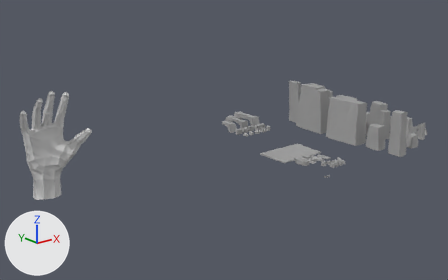
Before and after pictures for a commit that changed the Blender file Resources/Untitled.blend.
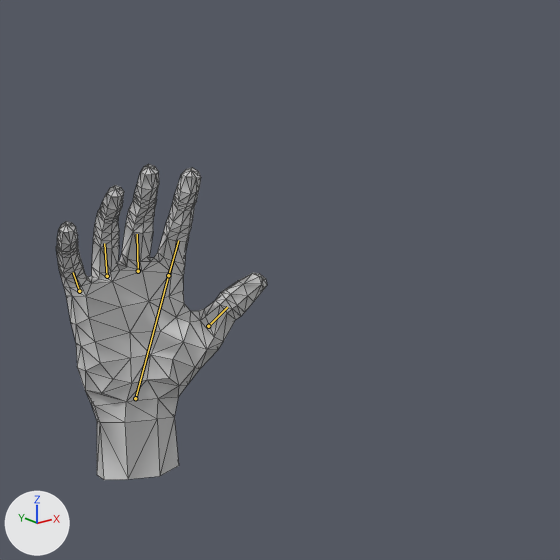
Old and new are each drawn whole from a 50 mm lens placed at (-213.2, -537.1, 230.5), pointed at (204.0, -15.5, 21.9) and again close up on the part from 0% to 43% of the width and 12% to 81% of the height. Lighting does not change. The marker at lower left points along +X, +Y and +Z. The bones that change are drawn over the model as lines in the close-ups. The close-ups show mesh edges as thin lines.
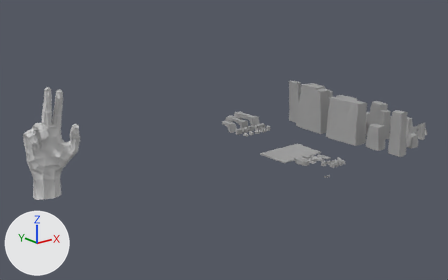
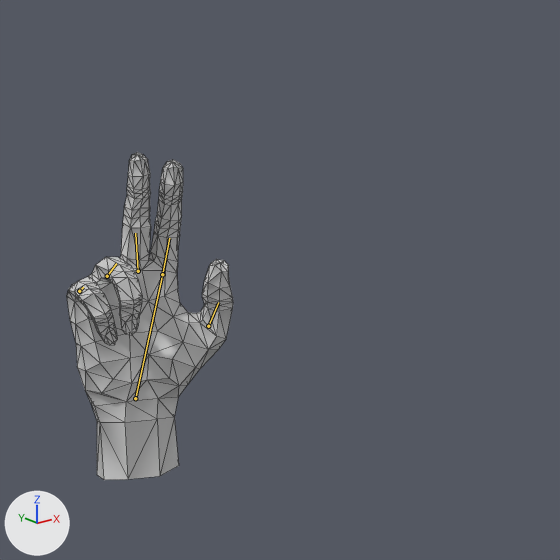
The newer file adds an action. The first version stands in its rest pose; the second is drawn at frame 20 of the action 'gunSign'.

The change, as a list of edits to the scene's bpy script:
```text
Change bone_bone_017:
    where bone_bone_017 = bpy.data.objects['Armature'].pose.bones['Bone.017']  # child of 'Bone.001'
    bone_bone_017.location: (0.0, 0.0, 0.0) -> (0.0, 0.001, -0.006)
    bone_bone_017.rotation_quaternion: (1.0, 0.0, 0.0, 0.0) -> (0.902, 0.432, 0.0, 0.0)  # degrees (0, 0, 0) -> degrees (51, 0, 0)
Change bone_bone_014:
    where bone_bone_014 = bpy.data.objects['Armature'].pose.bones['Bone.014']  # child of 'Bone.002'
    bone_bone_014.location: (0.0, 0.0, 0.0) -> (0.0, -0.02, 0.053)
    bone_bone_014.rotation_quaternion: (1.0, 0.0, 0.0, 0.0) -> (0.902, 0.432, 0.0, 0.0)  # degrees (0, 0, 0) -> degrees (51, 0, 0)
Change bone_bone_011:
    where bone_bone_011 = bpy.data.objects['Armature'].pose.bones['Bone.011']  # child of 'Bone.003'
    bone_bone_011.location: (0.0, 0.0, 0.0) -> (0.0, -0.001, -0.005)
    bone_bone_011.rotation_quaternion: (1.0, 0.0, 0.0, 0.0) -> (0.999, -0.054, 0.0, 0.0)  # degrees (0, 0, 0) -> degrees (-6, 0, 0)
Change bone_bone_004:
    where bone_bone_004 = bpy.data.objects['Armature'].pose.bones['Bone.004']  # child of 'Bone'
    bone_bone_004.rotation_quaternion: (1.0, 0.0, 0.0, 0.0) -> (1.0, -0.001, -0.008, 0.024)  # degrees (0, 0, 0) -> degrees (0, -1, 3)
Change bone_bone_008:
    where bone_bone_008 = bpy.data.objects['Armature'].pose.bones['Bone.008']  # child of 'Bone.004'
    bone_bone_008.location: (0.0, 0.0, 0.0) -> (0.0, 0.0, 0.001)
    bone_bone_008.rotation_quaternion: (1.0, 0.0, 0.0, 0.0) -> (0.999, -0.036, 0.0, 0.0)  # degrees (0, 0, 0) -> degrees (-4, 0, 0)
Change bone_bone_006:
    where bone_bone_006 = bpy.data.objects['Armature'].pose.bones['Bone.006']  # child of 'Bone.005'
    bone_bone_006.rotation_quaternion: (1.0, 0.0, 0.0, 0.0) -> (0.978, 0.0, 0.0, 0.21)  # degrees (0, 0, 0) -> degrees (0, 0, 24)
```

Boxes [x1, y1, x2, y2] around the edits, measured in the close-ups (560 x 560 px):
'Object_5', posed (21% narrower): before [56, 164, 267, 480]; after [67, 152, 233, 480]
bone 'Bone.017', root to tip: before (79, 291) to (73, 272); after (79, 291) to (83, 287)
bone 'Bone.014', root to tip: before (107, 276) to (104, 243); after (107, 276) to (116, 263)
bone 'Bone.011', root to tip: before (138, 271) to (137, 234); after (138, 271) to (135, 233)
bone 'Bone.004', root to tip: before (135, 398) to (168, 275); after (135, 398) to (162, 274)
bone 'Bone.008', root to tip: before (168, 275) to (178, 240); after (162, 274) to (169, 238)
bone 'Bone.006', root to tip: before (208, 326) to (227, 307); after (208, 326) to (218, 302)
